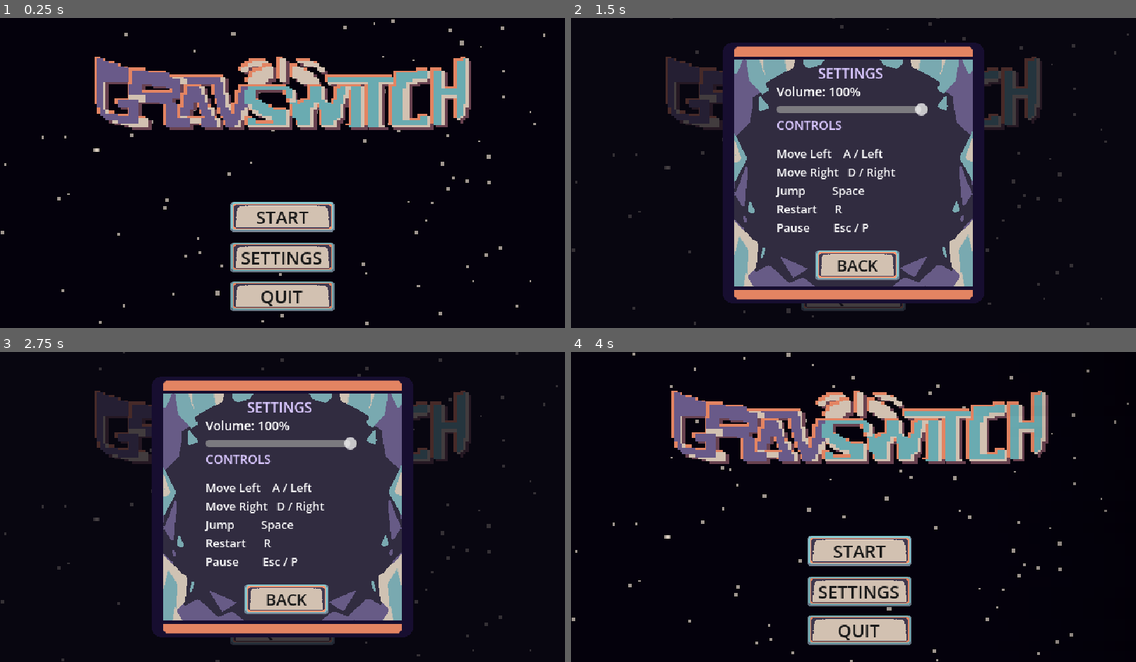
Above: before the commit, frames 1-4 (two rows, left to right).
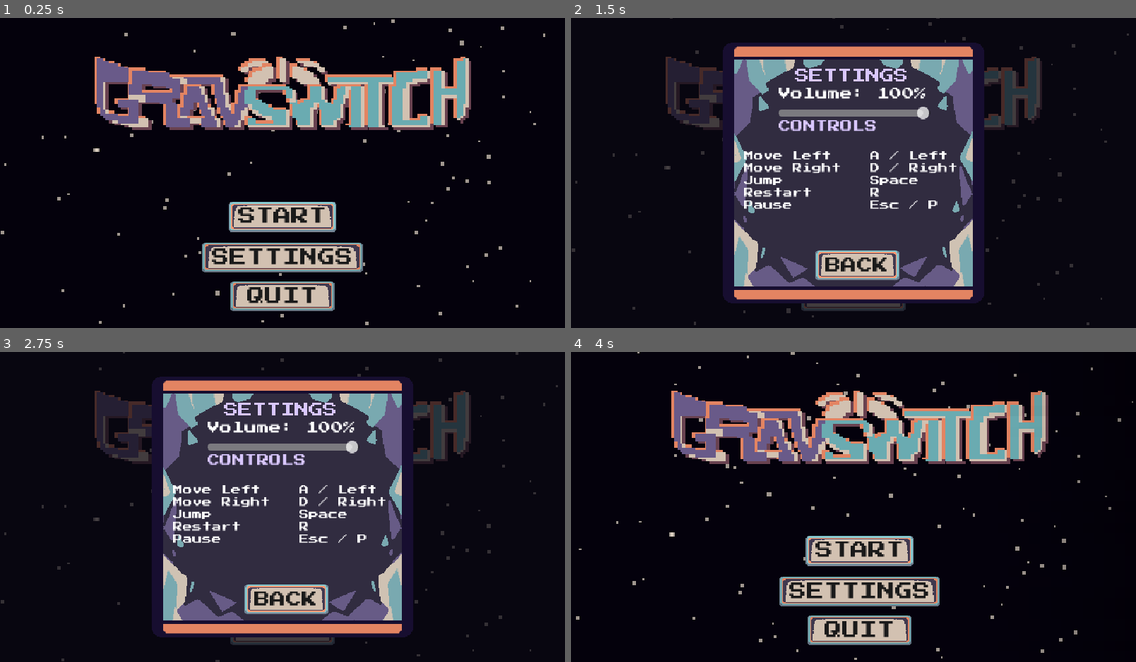
Above: after the commit, the same moments.

Repository: jmx2033/GRAVSWITCH
Game: Godot game, scene res://Scenes/mainmenu.tscn
Two runs of this game, one before a commit and one after it. Both use one fixed random seed, a clock stepped at 60 frames per second and the inputs below.
Inputs (mouse positions are in pixels of both pictures, inside the frame that each line leads up to):
- Up to frame 1 (0.25 s): no input
- Up to frame 2 (1.5 s): click "SETTINGS" at 0.5 s; click "START" at 1.25 s
- Up to frame 3 (2.75 s): click "START" at 2 s
- Up to frame 4 (4 s): click "BACK" at 2.75 s; move the mouse to (977, 491) at 3.52 s; hold D (move_right) from 3.53 s (still down); tap Space (jump) at 3.77 s

The runs differ from the first frame. In frame 1, 2.7% of the frame differs, in the area x 35-65%, y 59-93%; in frame 2, 4.6%, in the area x 30-69%, y 16-93%; in frame 3, 4.6%; in frame 4, 3.5%.

Commit message:
feat(ui): 像素字体统一应用，修面板文字溢出，石粒随方向键改流向 [P1-5]

Diff:
--- a/Scenes/challenge_select.tscn
+++ b/Scenes/challenge_select.tscn
@@ -1,6 +1,15 @@
 [gd_scene format=3]
 
 [ext_resource type="Script" path="res://Scripts/ui/challenge_select.gd" id="1_cs"]
+[ext_resource type="Theme" path="res://Scenes/ui_theme.tres" id="9_theme"]
+[ext_resource type="Texture2D" uid="uid://sytie6mejyms" path="res://Art/ui/ui_settings_panel.png" id="8_bg"]
+
+[sub_resource type="StyleBoxTexture" id="StyleBoxTexture_frost_bg"]
+content_margin_left = 0.0
+content_margin_top = 0.0
+content_margin_right = 0.0
+content_margin_bottom = 0.0
+texture = ExtResource("8_bg")
 
 [sub_resource type="StyleBoxFlat" id="StyleBoxFlat_frost"]
 bg_color = Color(0.12, 0.1, 0.18, 0.92)
@@ -17,6 +26,7 @@
 shadow_size = 12
 
 [node name="ChallengeSelect" type="Control"]
+theme = ExtResource("9_theme")
 process_mode = 3
 visible = false
 layout_mode = 3
@@ -44,31 +54,33 @@
 anchor_top = 0.5
 anchor_right = 0.5
 anchor_bottom = 0.5
-offset_left = -140.0
-offset_top = -120.0
-offset_right = 140.0
-offset_bottom = 120.0
+offset_left = -150.0
+offset_top = -150.0
+offset_right = 150.0
+offset_bottom = 150.0
 grow_horizontal = 2
 grow_vertical = 2
-theme_override_styles/panel = SubResource("StyleBoxFlat_frost")
+theme_override_styles/panel = SubResource("StyleBoxTexture_frost_bg")
 
 [node name="Title" type="Label" parent="Frost"]
 layout_mode = 0
-offset_top = 14.0
-offset_right = 280.0
-offset_bottom = 44.0
+offset_left = 10.0
+offset_top = 38.0
+offset_right = 290.0
+offset_bottom = 66.0
 theme_override_colors/font_color = Color(0.85, 0.78, 1, 1)
-theme_override_font_sizes/font_size = 22
+theme_override_font_sizes/font_size = 18
+horizontal_alignment = 1
 text = "CHALLENGE"
 horizontal_alignment = 1
 
 [node name="ButtonList" type="VBoxContainer" parent="Frost"]
 unique_name_in_owner = true
 layout_mode = 0
-offset_left = 50.0
-offset_top = 56.0
-offset_right = 230.0
-offset_bottom = 170.0
+offset_left = 30.0
+offset_top = 74.0
+offset_right = 270.0
+offset_bottom = 188.0
 theme_override_constants/separation = 10
 alignment = 0
 
@@ -76,8 +88,8 @@
 unique_name_in_owner = true
 layout_mode = 0
 offset_left = 84.0
-offset_top = 186.0
+offset_top = 200.0
 offset_right = 196.0
-offset_bottom = 222.0
+offset_bottom = 236.0
 theme_override_font_sizes/font_size = 18
 text = "BACK"
--- a/Scenes/mainmenu.tscn
+++ b/Scenes/mainmenu.tscn
@@ -4,6 +4,7 @@
 [ext_resource type="Texture2D" uid="uid://dv478o526tpud" path="res://Art/ui/ui_button.png" id="2_btn"]
 [ext_resource type="Texture2D" uid="uid://bl6sm5ov2b84l" path="res://Art/ui/ui_title.png" id="3_title"]
 [ext_resource type="FontFile" uid="uid://dg7bj4tuywgh1" path="res://Data/word/press-start-2p-8px-square.ttf" id="3_v4pkt"]
+[ext_resource type="Theme" path="res://Scenes/ui_theme.tres" id="9_theme"]
 
 [sub_resource type="StyleBoxTexture" id="StyleBoxTexture_btn_normal"]
 content_margin_left = 12.0
@@ -42,6 +43,7 @@
 draw_center = false
 
 [node name="mainmenu" type="Control" unique_id=2074724687]
+theme = ExtResource("9_theme")
 layout_mode = 3
 anchors_preset = 15
 anchor_right = 1.0
--- a/Scenes/pause_menu.tscn
+++ b/Scenes/pause_menu.tscn
@@ -2,6 +2,7 @@
 
 [ext_resource type="Script" uid="uid://cmf5g8rwey2uk" path="res://Scripts/ui/pause_menu.gd" id="1_pm"]
 [ext_resource type="Texture2D" uid="uid://dv478o526tpud" path="res://Art/ui/ui_button.png" id="2_btn"]
+[ext_resource type="Theme" path="res://Scenes/ui_theme.tres" id="9_theme"]
 
 [sub_resource type="StyleBoxFlat" id="StyleBoxFlat_glass"]
 bg_color = Color(0.12, 0.1, 0.18, 0.9)
@@ -54,6 +55,7 @@
 draw_center = false
 
 [node name="PauseMenu" type="Control" unique_id=516674994]
+theme = ExtResource("9_theme")
 process_mode = 3
 layout_mode = 3
 anchors_preset = 15
--- a/Scenes/settings_panel.tscn
+++ b/Scenes/settings_panel.tscn
@@ -3,6 +3,7 @@
 [ext_resource type="Script" uid="uid://dq3plm2pm86jq" path="res://Scripts/ui/settings_panel.gd" id="1_sp"]
 [ext_resource type="Texture2D" uid="uid://sytie6mejyms" path="res://Art/ui/ui_settings_panel.png" id="2_bg"]
 [ext_resource type="Texture2D" uid="uid://dv478o526tpud" path="res://Art/ui/ui_button.png" id="3_btn"]
+[ext_resource type="Theme" path="res://Scenes/ui_theme.tres" id="9_theme"]
 
 [sub_resource type="StyleBoxTexture" id="StyleBoxTexture_frost_bg"]
 content_margin_left = 0.0
@@ -49,13 +50,13 @@
 
 [node name="SettingsPanel" type="Control" unique_id=710877453]
 process_mode = 3
-visible = false
 layout_mode = 3
 anchors_preset = 15
 anchor_right = 1.0
 anchor_bottom = 1.0
 grow_horizontal = 2
 grow_vertical = 2
+theme = ExtResource("9_theme")
 script = ExtResource("1_sp")
 
 [node name="Dim" type="ColorRect" parent="." unique_id=462161352]
@@ -85,10 +86,10 @@
 
 [node name="Title" type="Label" parent="Frost" unique_id=1817457904]
 layout_mode = 0
-offset_left = -3.0
-offset_top = 25.0
-offset_right = 297.0
-offset_bottom = 49.0
+offset_left = -2.0
+offset_top = 32.0
+offset_right = 298.0
+offset_bottom = 56.0
 theme_override_colors/font_color = Color(0.85, 0.78, 1, 1)
 theme_override_font_sizes/font_size = 16
 text = "SETTINGS"
@@ -97,41 +98,41 @@
 [node name="VolumeLabel" type="Label" parent="Frost" unique_id=1248034047]
 unique_name_in_owner = true
 layout_mode = 0
-offset_left = 63.0
-offset_top = 48.0
-offset_right = 315.0
-offset_bottom = 70.0
+offset_left = 65.0
+offset_top = 53.0
+offset_right = 317.0
+offset_bottom = 75.0
 theme_override_font_sizes/font_size = 14
 text = "Volume: 100%"
 
 [node name="VolumeSlider" type="HSlider" parent="Frost" unique_id=744007780]
 unique_name_in_owner = true
 layout_mode = 0
-offset_left = 63.0
-offset_top = 70.0
-offset_right = 235.0
-offset_bottom = 86.0
+offset_left = 65.0
+offset_top = 74.0
+offset_right = 237.0
+offset_bottom = 90.0
 max_value = 1.0
 step = 0.05
 value = 1.0
 
 [node name="KeysTitle" type="Label" parent="Frost" unique_id=996241516]
 layout_mode = 0
-offset_left = 63.0
-offset_top = 86.0
-offset_right = 315.0
-offset_bottom = 106.0
+offset_left = 65.0
+offset_top = 90.0
+offset_right = 317.0
+offset_bottom = 110.0
 theme_override_colors/font_color = Color(0.85, 0.78, 1, 1)
 theme_override_font_sizes/font_size = 14
 text = "CONTROLS"
 
 [node name="KeysTable" type="Label" parent="Frost" unique_id=735927332]
 layout_mode = 0
-offset_left = 63.0
-offset_top = 119.0
-offset_right = 315.0
-offset_bottom = 221.0
-theme_override_font_sizes/font_size = 13
+offset_left = 26.0
+offset_top = 125.0
+offset_right = 316.0
+offset_bottom = 209.0
+theme_override_font_sizes/font_size = 11
 text = "Move Left    A / Left
 Move Right   D / Right
 Jump         Space
--- /dev/null
+++ b/Scenes/ui_theme.tres
@@ -0,0 +1,7 @@
+[gd_resource type="Theme" load_steps=2 format=3]
+
+[ext_resource type="FontFile" uid="uid://dg7bj4tuywgh1" path="res://Data/word/press-start-2p-8px-square.ttf" id="1_font"]
+
+[resource]
+default_font = ExtResource("1_font")
+default_font_size = 16
--- a/Scenes/win_panel.tscn
+++ b/Scenes/win_panel.tscn
@@ -3,6 +3,7 @@
 [ext_resource type="Script" path="res://Scripts/ui/win_panel.gd" id="1_wp"]
 [ext_resource type="Texture2D" path="res://Art/ui/ui_button.png" id="2_btn"]
 [ext_resource type="Texture2D" uid="uid://crxmjxopjlfaj" path="res://Art/ui/ui_win_panel.png" id="3_bg"]
+[ext_resource type="Theme" path="res://Scenes/ui_theme.tres" id="9_theme"]
 
 [sub_resource type="StyleBoxTexture" id="StyleBoxTexture_btn_normal"]
 content_margin_left = 12.0
@@ -62,6 +63,7 @@
 shadow_size = 12
 
 [node name="WinPanel" type="Control"]
+theme = ExtResource("9_theme")
 process_mode = 3
 visible = false
 layout_mode = 3
--- /dev/null
+++ b/Scripts/ui/button_collision_solver.gd
@@ -0,0 +1,93 @@
+extends RefCounted
+
+## 按钮之间的矩形排斥：让塌落的按钮像积木一样互相推开、不重叠、也不抖动。
+##
+## ## 为什么不用 Godot 的 RigidBody2D
+##
+## 试过刚体方案（按钮配一个 freeze=false 的 RigidBody2D 代理）：
+## 引擎确实会把重叠的刚体分开，但**推开后刚体会继续漂**，
+## 下帧又被拉回目标位置——两者拉扯，按钮就一直抖。
+## 而且静态刚体（freeze=true）根本不会互推。
+##
+## 所以改成**每帧直接算排斥**：位置完全由我们控制，稳、不抖。
+##
+## ## 怎么避免"交换位置"
+##
+## 分离时**必须沿最小重叠轴**，而且方向要由位置关系唯一确定：
+## 用 `delta`（B 中心 - A 中心）的符号决定往哪边推。
+## 如果只用"重叠最浅的轴"而不管符号，两个按钮中心几乎水平对齐时，
+## 微小的 y 差会让整排翻转 —— 看起来就是"挤一下位置对调了"。
+##
+## 另一个要点：**分离量要对称**（各退一半），不能一个跑另一个不动，
+## 否则会连锁把别的也挤走。
+
+## 最小间隙：两个按钮之间至少留这么远的空隙。
+const DEFAULT_GAP := 3.0
+## 每次求解最多迭代几轮。多轮迭代能让挤成一堆的按钮逐层散开。
+const MAX_ITERATIONS := 12
+## 分离的最小步长：太小会让按钮"几乎贴着"却不分开，
+## 太大又会一下推太远、看起来像弹射。
+const MIN_PUSH := 0.5
+
+
+## 求解：给每个元素算一个不会互相重叠的目标位置。
+##
+## items 里每一项是 {node: Control, to: Vector2}，to 用**全局坐标**。
+## 返回 {node: Vector2}，每个节点的最终位置（全局坐标）。
+func solve(items: Array, gap: float = DEFAULT_GAP) -> Dictionary:
+	var result := {}
+	if items.is_empty():
+		return result
+
+	# 1) 初始位置 = 目标位置
+	var pos: Array[Vector2] = []
+	for item in items:
+		pos.append(item["to"])
+
+	# 2) 反复排斥，直到没有重叠
+	for _iter in MAX_ITERATIONS:
+		var moved := false
+		for i in items.size():
+			for j in range(i + 1, items.size()):
+				var a: Control = items[i]["node"]
+				var b: Control = items[j]["node"]
+				var ra := Rect2(pos[i] - a.size * 0.5, a.size).grow(gap * 0.5)
+				var rb := Rect2(pos[j] - b.size * 0.5, b.size).grow(gap * 0.5)
+				if not ra.intersects(rb):
+					continue
+
+				# 沿**最小重叠轴**分离；方向由中心连线的符号唯一确定。
+				var delta := pos[j] - pos[i]
+				var overlap_x: float = (ra.size.x + rb.size.x) * 0.5 - absf(delta.x)
+				var overlap_y: float = (ra.size.y + rb.size.y) * 0.5 - absf(delta.y)
+				var push := Vector2.ZERO
+				if overlap_x < overlap_y:
+					# 水平重叠更浅 -> 水平分
+					# 方向：把 j 推向 delta.x 的方向；若 delta.x 几乎为 0，
+					# 就用 j 在 i 的哪边来定（用 x 坐标比较，不用符号，避免翻转）
+					var dir_x: float = 1.0
+					if absf(delta.x) > 0.5:
+						dir_x = signf(delta.x)
+					else:
+						dir_x = 1.0 if pos[j].x >= pos[i].x else -1.0
+					push = Vector2(dir_x * maxf(overlap_x * 0.5, MIN_PUSH), 0.0)
+				else:
+					# 垂直分：同样用位置关系定方向，不看 delta.y 的符号
+					# （delta.y 接近 0 时符号会因微小抖动翻转）
+					var dir_y: float = 1.0
+					if absf(delta.y) > 0.5:
+						dir_y = signf(delta.y)
+					else:
+						dir_y = 1.0 if pos[j].y >= pos[i].y else -1.0
+					push = Vector2(0.0, dir_y * maxf(overlap_y * 0.5, MIN_PUSH))
+				pos[i] -= push
+				pos[j] += push
+				moved = true
+		if not moved:
+			break
+
+	# 3) 写回
+	for i in items.size():
+		var node2: Control = items[i]["node"]
+		result[node2] = pos[i]
+	return result
--- a/Scripts/ui/challenge_select.gd
+++ b/Scripts/ui/challenge_select.gd
@@ -15,7 +15,7 @@
 ]
 
 ## 挑战关名称，和 CHALLENGE_SCENES 一一对应。
-const CHALLENGE_NAMES := ["CHALLENGE 1", "CHALLENGE 2 逆流", "CHALLENGE 3 失重走廊"]
+const CHALLENGE_NAMES := ["挑战 1", "挑战 2 逆流", "挑战 3 失重走廊"]
 
 @onready var _list: VBoxContainer = %ButtonList
 @onready var _btn_back: Button = %ButtonBack
@@ -42,9 +42,9 @@
 	for i in CHALLENGE_SCENES.size():
 		var btn := Button.new()
 		btn.text = CHALLENGE_NAMES[i] if i < CHALLENGE_NAMES.size() else "CHALLENGE %d" % (i + 1)
-		btn.custom_minimum_size = Vector2(180.0, 36.0)
-		# 和主菜单按钮同一套样式：直接借用主题里的默认字体大小
-		btn.add_theme_font_size_override("font_size", 20)
+		btn.custom_minimum_size = Vector2(240.0, 36.0)
+		# 像素字体比原字体宽不少，字号压到 16 才放得下最长的一行
+		btn.add_theme_font_size_override("font_size", 16)
 		_copy_button_style(btn)
 		btn.pressed.connect(_on_challenge_button_pressed.bind(i))
 		_list.add_child(btn)
--- a/Scripts/ui/menu_gravity_fx.gd
+++ b/Scripts/ui/menu_gravity_fx.gd
@@ -50,6 +50,8 @@
 ## 按方向键时，整屏 UI 被"甩"向该方向的位移（像素）。
 ## 与塌陷是**两层独立效果**：晃动管左右上，塌陷管向下，可以叠加。
 const UI_SWING := 7.0
+## 石粒改流向的过渡速度（每秒）。越大越跟手，越小越像"重力慢慢转过来"。
+const DIR_SWITCH_SPEED := 4.0
 ## 晃动过渡时间（秒）。
 const SWING_TIME := 0.28
 
@@ -63,20 +65,26 @@
 ## 用固定表能保证"塌成什么样子"是设计好的。
 const SCATTER := {
 	# 标题：压在最上面一层，横向左移
-	"Title": Vector2(-150.0, 92.0),
-	# 四个按钮：横向错开成斜的一列，纵向依次叠高一点（避免完全重叠）
-	"ButtonPlay": Vector2(-190.0, 4.0),
-	"ButtonChallenge": Vector2(-120.0, 16.0),
-	"ButtonSettings": Vector2(-50.0, 28.0),
-	"ButtonQuit": Vector2(20.0, 40.0),
+	"Title": Vector2(-40.0, 100.0),
+	# 四个按钮：纵向差 40px（> 按钮高 36，所以目标位置互不重叠），
+	# 横向再错开一点形成斜列
+	"ButtonPlay": Vector2(-60.0, 4.0),
+	"ButtonChallenge": Vector2(-20.0, 44.0),
+	"ButtonSettings": Vector2(20.0, 84.0),
+	"ButtonQuit": Vector2(60.0, 124.0),
 }
 ## 表里没登记的元素：底边贴屏幕底，横移 0。
 const SCATTER_DEFAULT := Vector2(0.0, 0.0)
 
+## 按钮碰撞求解器：让塌落的按钮互相推开、不重叠、不抖动。
+const COLLISION_SOLVER := preload("res://Scripts/ui/button_collision_solver.gd")
+
 ## 每颗石粒：{pos: Vector2, size: float}
 var _stones: Array[Dictionary] = []
-## 当前重力方向（石粒朝这边落），塌陷时固定朝下。
+## 当前重力方向（石粒朝这边落）。按方向键会改它，石粒随之改流向。
 var _dir: Vector2 = Vector2.DOWN
+## 目标重力方向，_dir 朝它平滑过渡（硬切的话石粒会瞬移，不像"重力变了"）。
+var _dir_target: Vector2 = Vector2.DOWN
 ## 当前塌陷步数（0..COLLAPSE_STEPS）。
 var _step: int = 0
 ## 已塌陷的插值进度（0..1），驱动石粒加速。
@@ -116,50 +124,37 @@
 ##
 ## 目标位置来自 `SCATTER` 表：每个元素有自己的高度与横向偏移，
 ## 所以塌完是**散落**成一片，而不是全部叠在屏幕底部同一处。
+## 收集需要跟着塌的 UI 元素，并算好它们各自的"落地目标"。
+##
+## 11/8 说明：按钮已经改回**直接挂在主菜单下**（不用 VBoxContainer），
+## 这样布局不会重排它们，直接改 position 就生效。
+## 收集只取主菜单的**直接子节点**——设置面板、选关面板里的按钮平时是隐藏的，
+## 它们跟着塌会露出来。
 func _collect_ui() -> void:
 	_ui_moves.clear()
 	var root := get_parent()
 	if root == null:
 		return
-	_collect_ui_recursive(root)
-
-
-## 递归收集需要跟着塌的 UI 元素（标题 + 按钮），逐个登记。
-##
-## **只收当前可见的**：设置面板、选关面板里的按钮平时是隐藏的，
-## 它们跟着塌会露出来——面板一打开就看到一堆按钮堆在底部。
-##
-## ## 为什么每个按钮都要设 top_level = true
-##
-func _collect_ui_recursive(node: Node) -> void:
-	for child in node.get_children():
+	for child in root.get_children():
 		if not (child is Control):
+			continue
+		if not (child is Button or child is TextureRect):
 			continue
 		var c := child as Control
 		if not c.is_visible_in_tree():
 			continue
-		if child is Button or child is TextureRect:
-			_add_element(c)
-		else:
-			# 容器：收容器里的按钮，但不收容器本身
-			_collect_ui_recursive(child)
-
-
-## 登记一个元素，并算出它塌陷后的目标位置。
-##
-## **顺序很重要**：先收集**全部**元素的位置，最后再统一设 top_level。
-## 若边收集边设，前面已经设过的按钮会被 VBox 重新排布、
-## 后面的按钮又拿不到自己的位置——结果就是四个按钮全叠在同一点。
-func _add_element(c: Control) -> void:
-	for m in _ui_moves:
-		if m["node"] == c:
-			return
-	var from := c.global_position
-	# 查表拿落点：x 是横向偏移，y 是底边距屏幕底的高度
-	var spec: Vector2 = SCATTER.get(c.name, SCATTER_DEFAULT)
-	# 目标 = 底边落在 SCREEN.y - spec.y 的位置
-	var to := Vector2(from.x + spec.x, SCREEN.y - spec.y - c.size.y)
-	_ui_moves.append({"node": c, "from": from, "to": to})
+		var from := c.position
+		# 查表拿散落位置：x 是横向偏移，y 是底边距屏幕底的高度
+		var spec: Vector2 = SCATTER.get(c.name, SCATTER_DEFAULT)
+		# 目标 = 底边落在 SCREEN.y - spec.y 的位置
+		var to := Vector2(
+			from.x + spec.x,
+			SCREEN.y - spec.y - c.size.y
+		)
+		# 已经在下面的元素不要往上跳
+		if to.y < from.y:
+			to.y = from.y
+		_ui_moves.append({"node": c, "from": from, "to": to})
 
 
 ## 让所有收集到的元素脱离布局控制。
@@ -177,11 +172,50 @@
 
 
 
+## 每帧做一次按钮排斥：挤在一起的按钮互相推开，不重叠、不抖动。
+##
+## 为什么每帧做：排斥只在动画开始时算一次的话，动画途中按钮会互相穿过去；
+## 每帧都算就能保证任何时刻都不重叠。
+##
+## 排斥算的是**全局坐标**（按钮可能不在同一个父节点下），
+## 算完再换算回各自的父容器局部坐标再写回。
+func _resolve_button_collisions() -> void:
+	var button_items := []
+	for m in _ui_moves:
+		var node: Node = m["node"]
+		if not is_instance_valid(node):
+			continue
+		if not (node is Button):
+			continue
+		var ctrl: Control = node as Control
+		button_items.append({"node": ctrl, "to": ctrl.global_position})
+	if button_items.size() < 2:
+		return
+
+	var solver = COLLISION_SOLVER.new()
+	var solved: Dictionary = solver.solve(button_items)
+	for node2 in solved:
+		var c2: Control = node2 as Control
+		if not is_instance_valid(c2):
+			continue
+		var parent_xform: Transform2D = c2.get_parent().get_global_transform().affine_inverse()
+		c2.position = parent_xform * solved[node2]
+
+
 func _process(delta: float) -> void:
+	# 石粒方向朝目标平滑过渡
+	_dir = _dir.lerp(_dir_target, clampf(delta * DIR_SWITCH_SPEED, 0.0, 1.0))
+	if _dir.length() < 0.01:
+		_dir = _dir_target
+	else:
+		_dir = _dir.normalized()
+
 	# 石粒基础漂移
 	var step: Vector2 = _dir * STONE_SPEED * delta
 	# 塌得越多，下落越快
 	step.y += STONE_FALL_ACCEL * _sink_ratio * delta
+
+	_resolve_button_collisions()
 
 	for s in _stones:
 		var p: Vector2 = s["pos"] + step
@@ -251,6 +285,8 @@
 ## 整屏朝指定方向轻轻一晃。
 func _swing_to(dir: Vector2) -> void:
 	_swing = dir * UI_SWING
+	# 石粒也跟着改流向：这是「按 WASD 改主界面重力」的核心表现
+	_dir_target = dir
 	_apply_layout(SWING_TIME, false)
 
 
@@ -259,6 +295,8 @@
 	_step = 0
 	_sink_ratio = 0.0
 	_swing = Vector2.ZERO
+	# 石粒方向也回到默认（朝下）
+	_dir_target = Vector2.DOWN
 	_apply_layout(RESET_TIME, false)
 
 
@@ -285,8 +323,11 @@
 	# 塌陷用 EASE_IN（越塌越快），晃动和复位用 EASE_OUT（一触即达再缓下来）
 	_layout_tween.set_ease(Tween.EASE_IN if jitter else Tween.EASE_OUT)
 
+	# 先算所有按钮的目标位置
+	var targets := {}
+	var items := []
 	for m in _ui_moves:
-		var node: Control = m["node"]
+		var node: Node = m["node"]
 		if not is_instance_valid(node):
 			continue
 		var from: Vector2 = m["from"]
@@ -294,6 +335,11 @@
 		var target := from.lerp(to, _sink_ratio) + _swing
 		if jitter:
 			target.x += randf_range(-STEP_JITTER, STEP_JITTER)
+		targets[node] = target
+		items.append({"node": node, "to": target})
+
+	# 应用位置
+	for node3 in targets:
 		# 用 position（相对父容器）：按钮直接挂在主菜单下，
 		# 父节点不是 Container，位置不会被布局重排，可以自由改。
-		_layout_tween.tween_property(node, "position", target, duration)
+		_layout_tween.tween_property(node3, "position", targets[node3], duration)
Not shown, added: Scripts/ui/button_collision_solver.gd.uid
